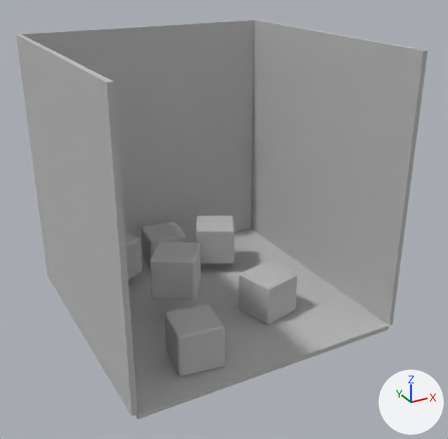
The OBJ model assets/wall.obj, before and after one commit.
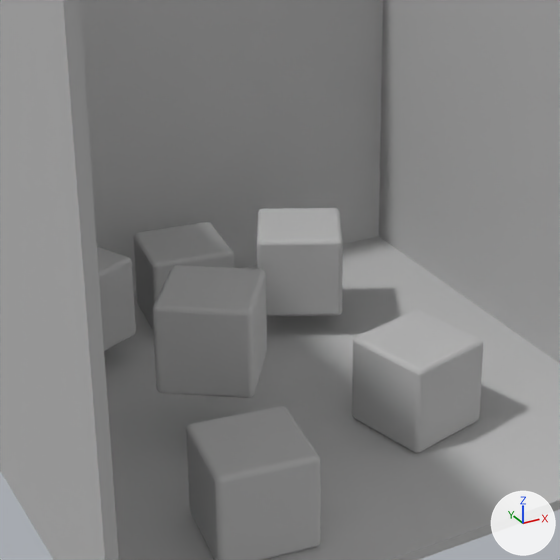
Each version is shown whole from a camera (50 mm lens) standing at (-62.8, -164.3, 98.6) and looking at (14.9, -22.9, 27.9), then close up on the part from 18% to 74% of the width and 28% to 85% of the height. Arrows for +X, +Y and +Z are at lower right; the lights stay in place. Where no turn or scale is listed for an object, it has been applied to the vertices. Vertices at the same position are counted once.

The scene before the commit, as lines of its bpy script (objects in view):
```python
me_wall = bpy.data.meshes.new('wall')
me_wall.from_pydata(...)  # 943 vertices, 924 faces; spans x -27.1..51.9, y -55.6..22.1, z -1.4..76.2
# faces by material slot: [900, 24]
me_wall.materials.append(mat_wall_initialshadinggroup2)  # grey #bcbcbc
me_wall.materials.append(mat_wall_initialshadinggroup)  # grey #bcbcbc
ob_wall = bpy.data.objects.new('wall', me_wall)
ob_wall.location = (0.0, 0.0, 0.0)
```
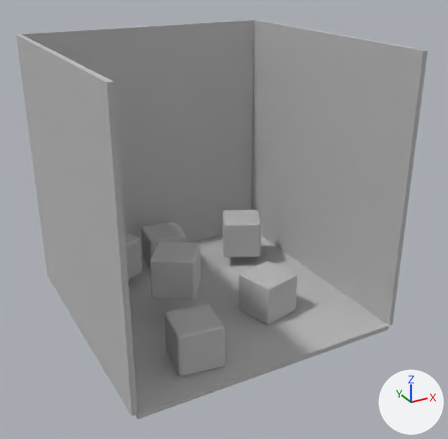
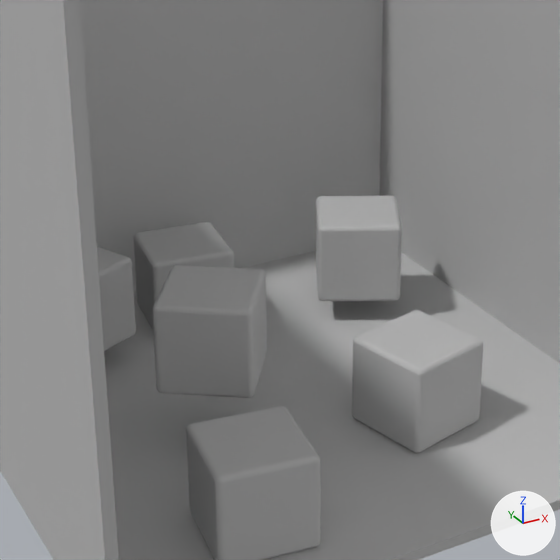
Changed parts and their boxes [x1, y1, x2, y2] in the close-ups (560 x 560 px; the box of a moved part takes in the faces that stretch with it):
part 1 of me_wall, moved or reshaped: before [257, 208, 343, 316]; after [316, 196, 402, 301]

The edits, one by one:
me_wall has 943 vertices, 924 faces and spans x -27.1..51.9, y -55.6..22.1, z -1.4..76.2.
me_wall is used by ob_wall; location (0.0, 0.0, 0.0).
me_wall part 1: the loose piece of 152 vertices spanning x 16.5..32.6, y -7.5..8.6, z 3.5..15.8 is moved by (10.0, 0.0, 0.0).
